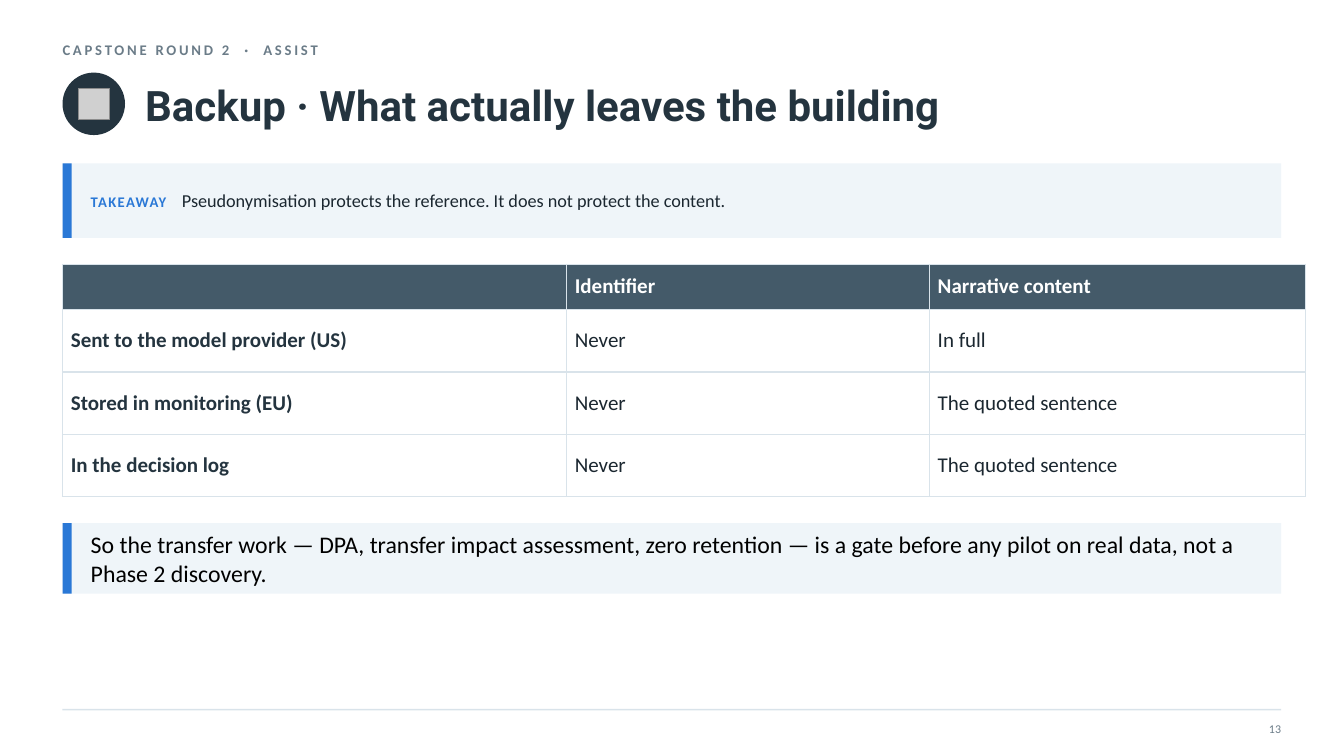
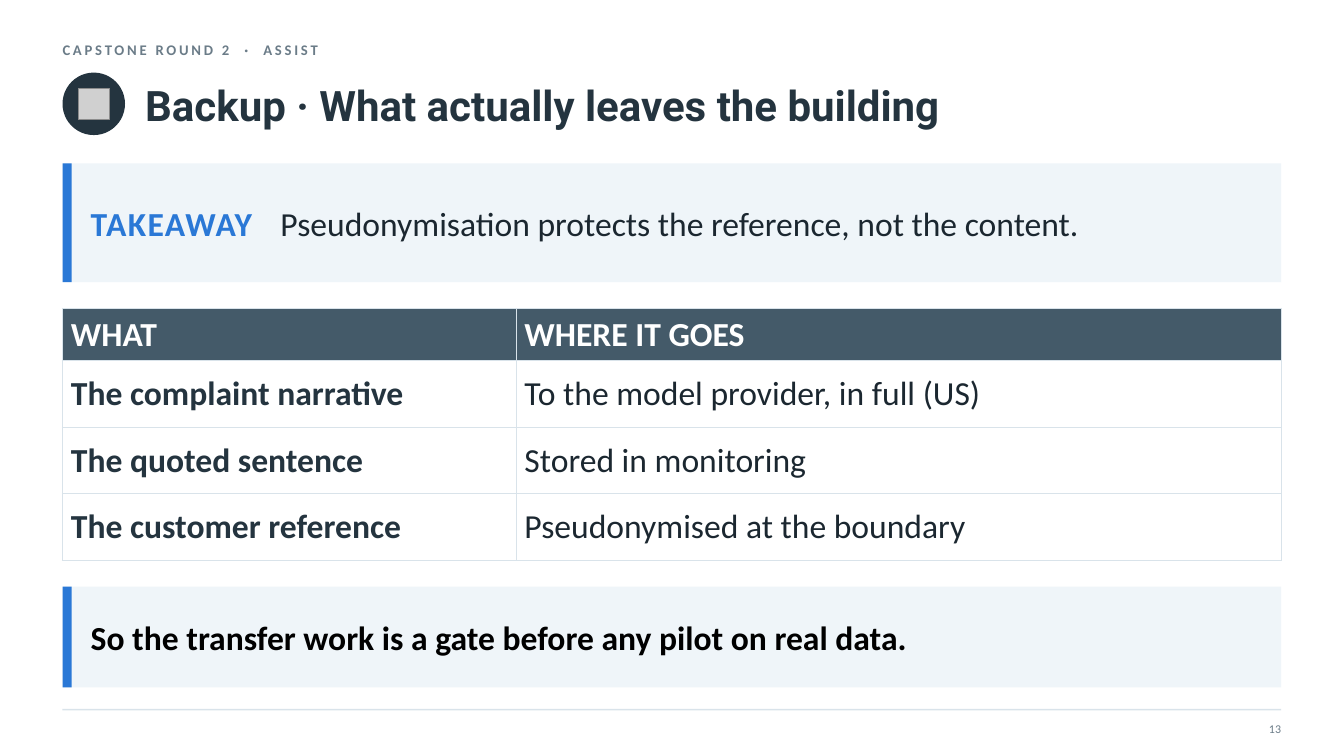
Before and after one commit to nyelugo/PROJECT-Capstone-AI-Consulting, a slide deck: slide 16 of presentation.pptx. Drawn at 1344x756 pixels with LibreOffice and Linux fonts; fonts in the diff are those of the drawing; grey boxes stand for pictures. Boxes give left, top, right and bottom in pixels: in the first picture for what was removed or moved away, otherwise in the second. Text is boxed around its words. In the diff, an @@ line names an element or a change of style, - is before the commit and + after.

```diff
--- a/presentation.pptx
+++ b/presentation.pptx
@@ rectangle: place and size @@
-rectangle at <box>63,163,1281,238</box>
+rectangle at <box>63,163,1281,282</box>
@@ rectangle: place and size @@
-rectangle at <box>63,163,72,238</box>
+rectangle at <box>63,163,72,282</box>
@@ text at <box>91,212,1079,242</box>: text changed; size 13 to 24 pt @@
-TAKEAWAY Pseudonymisation protects the reference. It does not protect the content.
+TAKEAWAY Pseudonymisation protects the reference, not the content.
@@ table at <box>63,309,1281,548</box> @@
-column 1:  | Sent to the model provider (US) | Stored in monitoring (EU) | In the decision log
-column 2: Identifier | Never | Never | Never
-column 3: Narrative content | In full | The quoted sentence | The quoted sentence
+column 1: WHAT | The complaint narrative | The quoted sentence | The customer reference
+column 2: WHERE IT GOES | To the model provider, in full (US) | Stored in monitoring | Pseudonymised at the boundary
@@ table: place and size @@
-table at <box>63,264,1306,480</box>
+table at <box>63,309,1281,548</box>
@@ rectangle: place and size @@
-rectangle at <box>63,523,1281,594</box>
+rectangle at <box>63,587,1281,688</box>
@@ rectangle: place and size @@
-rectangle at <box>63,523,72,594</box>
+rectangle at <box>63,587,72,688</box>
@@ text at <box>91,626,906,656</box>: text changed; size 17 to 24 pt; bold on @@
-So the transfer work — DPA, transfer impact assessment, zero retention — is a gate before any pilot on real data, not a Phase 2 discovery.
+So the transfer work is a gate before any pilot on real data.
```
Also in this commit, not shown: 16 other slides changed, 3 other files.
